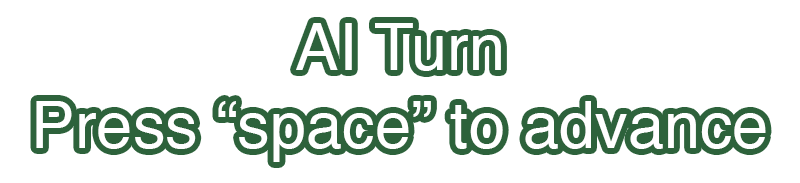
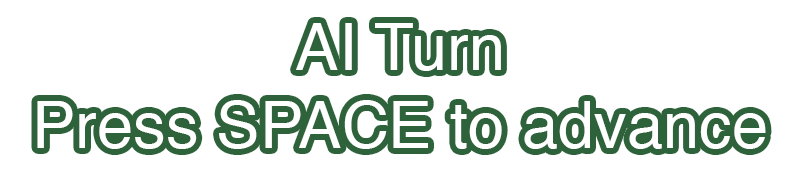
Comparing the layer stacks of the two w=800, h=183 images. Changes:
renamed "AI Turn Press “space” to advance" to "AI Turn Press SPACE to advance", painted on it over [left=36, top=94, right=734, bottom=162]
